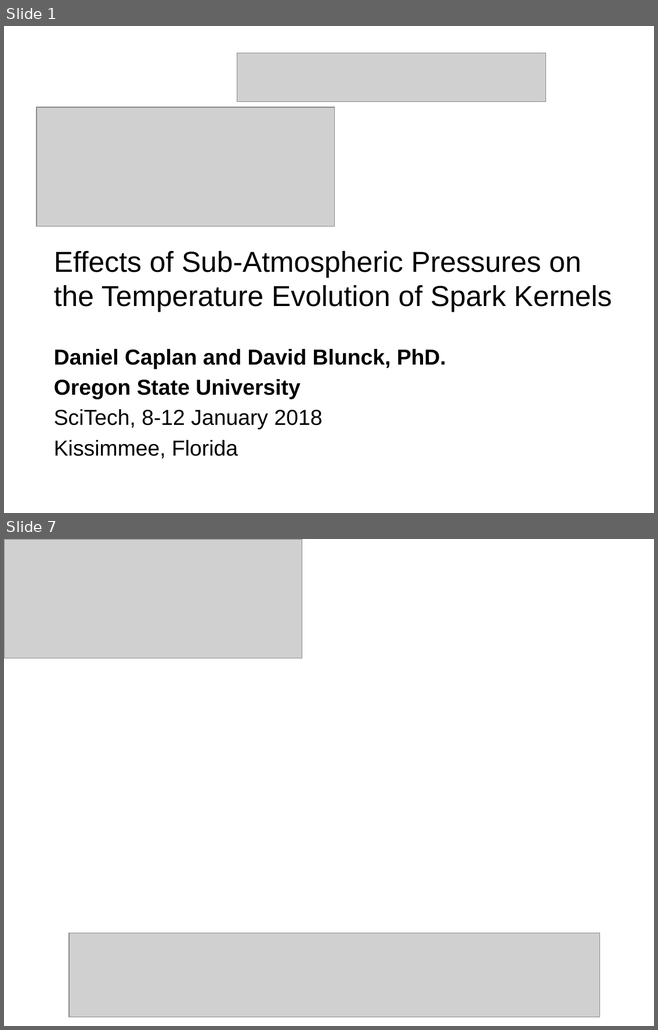
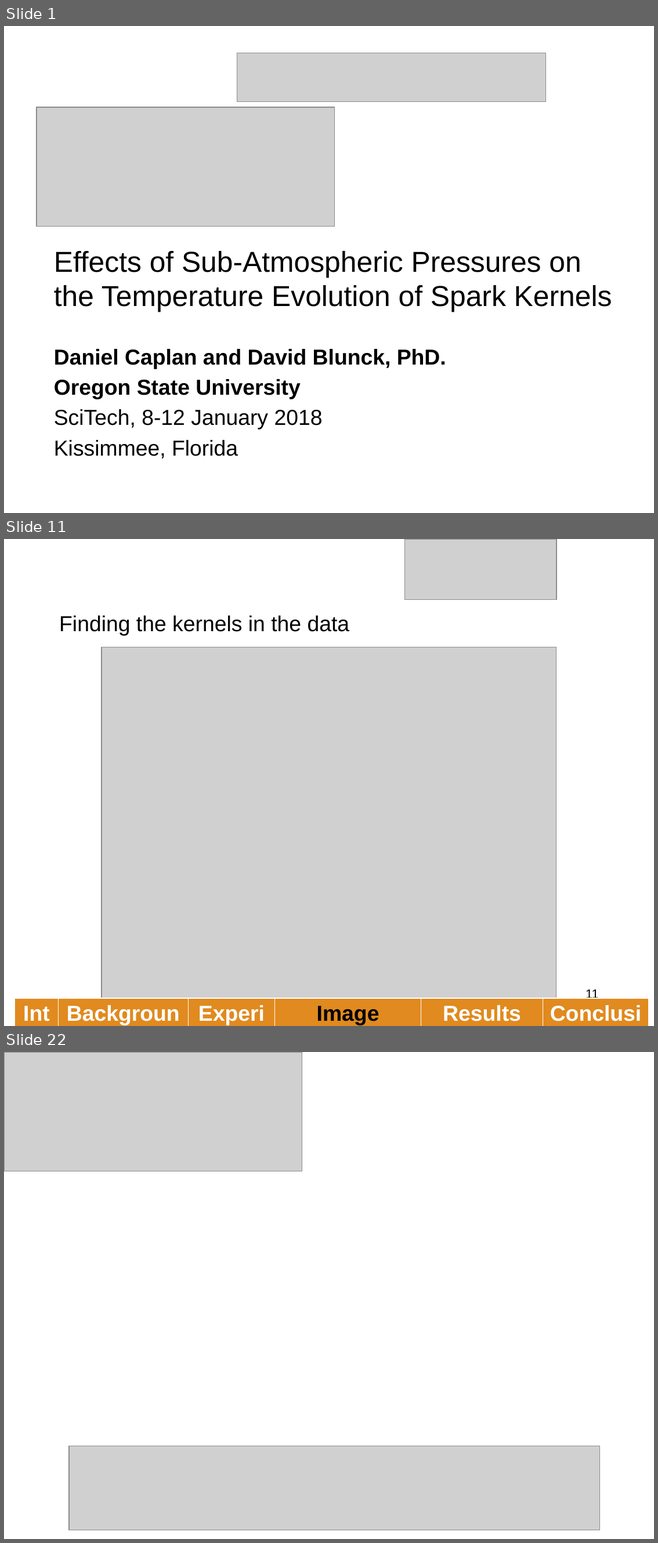
Before and after one commit to caplanda/Spark-Kernels-SciTech-Presentation, a slide deck: Spark Kernels v1.pptx. Shown one above the other, each under a label of ours: slides 1 and 7 before the commit, slides 1, 11 and 22 after it; the slides between them are not shown. The pictures are 658x1030 and 658x1543 pixels, drawn with LibreOffice and Linux fonts; fonts in the diff are those of the drawing; grey boxes stand for pictures; background and template pictures are left out. Boxes give left, top, right and bottom in pixels: in the first picture for what was removed or moved away, otherwise in the second. Text is boxed around its words. In the diff, an @@ line names an element or a change of style, - is before the commit and + after.

```diff
--- a/Spark Kernels v1.pptx
+++ b/Spark Kernels v1.pptx
@@ slide 11 added at bbox=[4, 539, 654, 1026], background picture (left out) @@
@@ picture added at bbox=[405, 539, 556, 599] @@
@@ title added at bbox=[59, 616, 350, 636], 24 pt, text #000000 @@
+Finding the kernels in the data
@@ picture added at bbox=[101, 647, 556, 1015] @@
@@ page number added at bbox=[585, 990, 598, 1001], 14 pt, text #000000 @@
+11
@@ table added at bbox=[15, 998, 648, 1026], 1 rows, 6 columns @@
+Intro | Background | Experiment | Image Processing | Results | Conclusions
@@ what was slide 7 is now slide 22 @@
```
Also in this commit, not shown: 5 slides changed, 15 other slides added, 2 other files.
